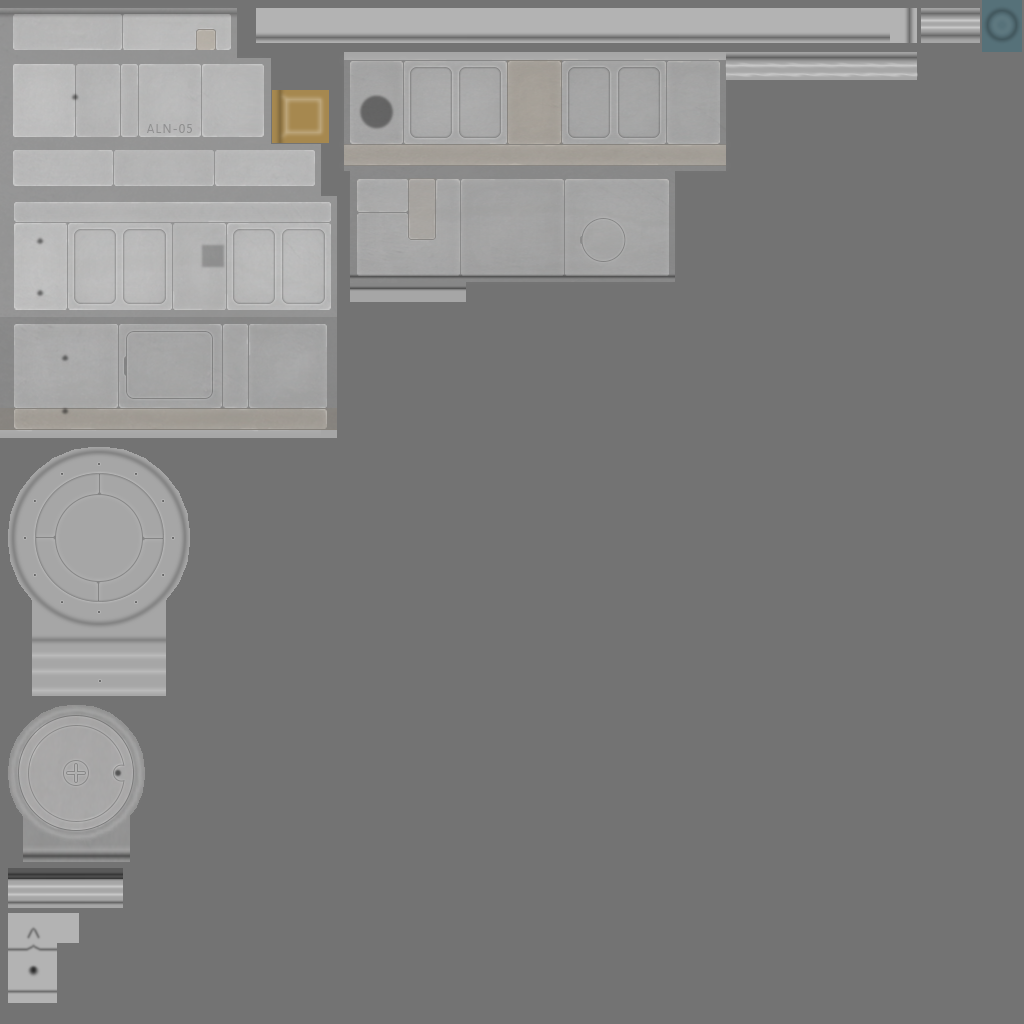
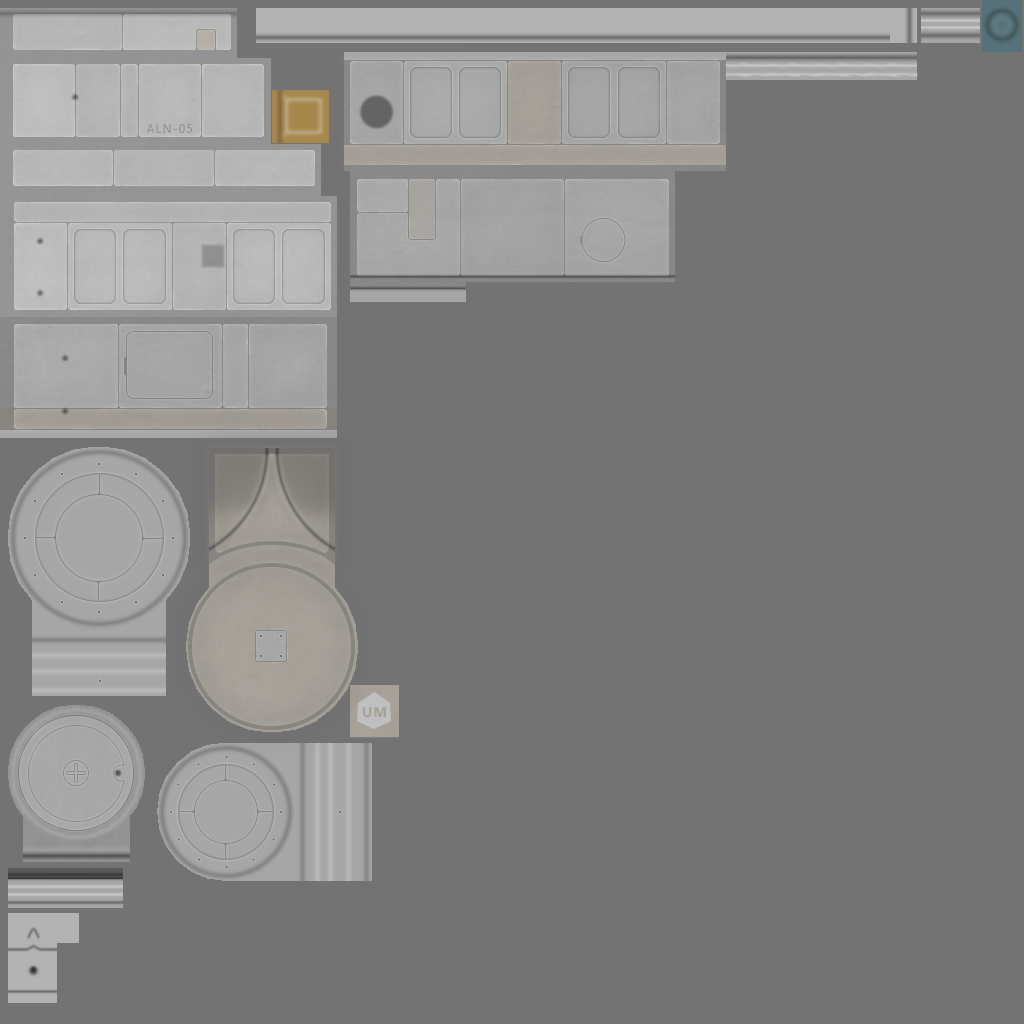
Layers edited between the first and the second 1024x1024 image:
added layer "Port Bolts 2" (1st of 2) (40%) above "Port Bolts 1" over left=170, top=756, right=282, bottom=868
added layer "Port Detail 1 High" (40%) above "Port Detail 1" over left=176, top=762, right=276, bottom=862
added layer "Port Detail 1" (20%) above "Port" over left=179, top=765, right=273, bottom=859
added layer "Port Low 1" (1st of 2) (50%) above "Port High 1" over left=157, top=743, right=372, bottom=881
added layer "Port High 1" (1st of 2) above "UM" over left=312, top=743, right=354, bottom=881
added layer "UM" above "Body Bolts 1" over left=357, top=692, right=391, bottom=729
added layer "Body Bolts 1" (50%) above "Body Low 1" over left=260, top=635, right=282, bottom=657
added layer "Body Low 1" (1st of 3) (50%) above "Hue/Saturation 4" over left=209, top=448, right=335, bottom=554
added group "Body" (1st of 6) (40%) with 7 layers above "Body Scuff 1" over left=180, top=428, right=386, bottom=761
added layer "Body Plate" in group "Body" over left=255, top=630, right=287, bottom=662
added layer "Body Plate Higher" (50%) in group "Body" over left=253, top=628, right=289, bottom=664
added layer "Body" (2nd of 6, in "Body") (multiply) in group "Body" over left=188, top=448, right=355, bottom=730
added layer "Body Higher" (1st of 3, in "Body") (20%) in group "Body" over left=188, top=450, right=354, bottom=729
added layer "Body High 2" in group "Body" over left=229, top=446, right=317, bottom=538
added layer "Body High 1" (25%) in group "Body" over left=186, top=440, right=363, bottom=738
added layer "Body Shade" (1st of 3, in "Body") (50%) in group "Body" over left=180, top=428, right=386, bottom=761
added layer "Body Scuff 1" (20%) above "Wear" over left=209, top=448, right=335, bottom=556
added layer "Wear" (1st of 3) (20%) above "Habitation_2" over left=186, top=448, right=399, bottom=738
painted on "b" over left=157, top=448, right=399, bottom=881
